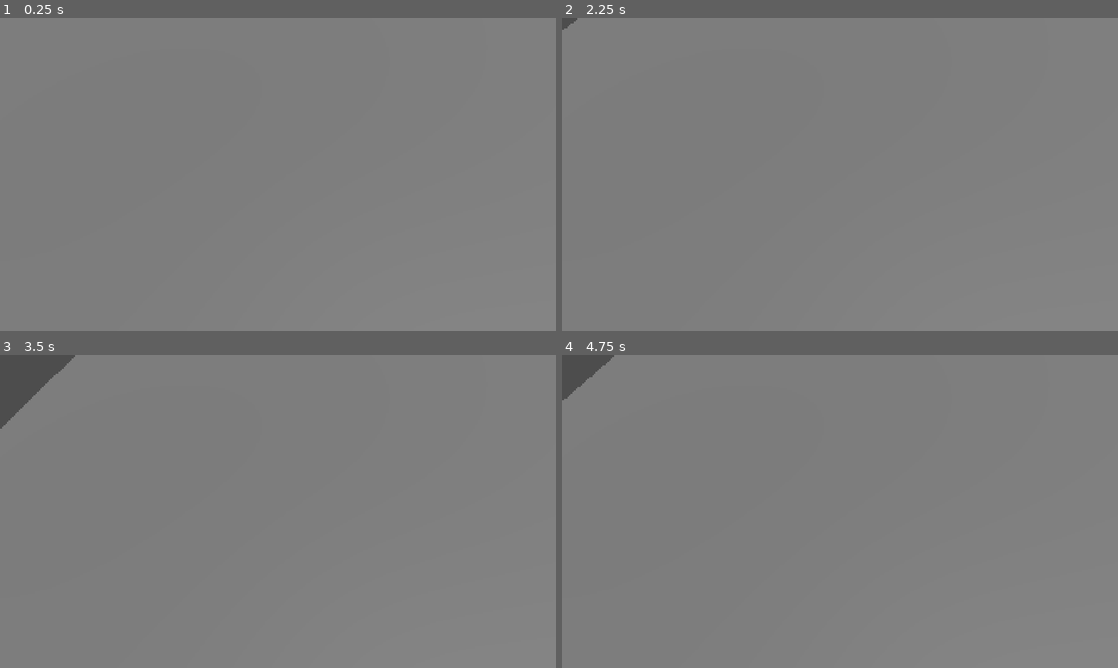
Above: before the commit, frames 1-4 (two rows, left to right).
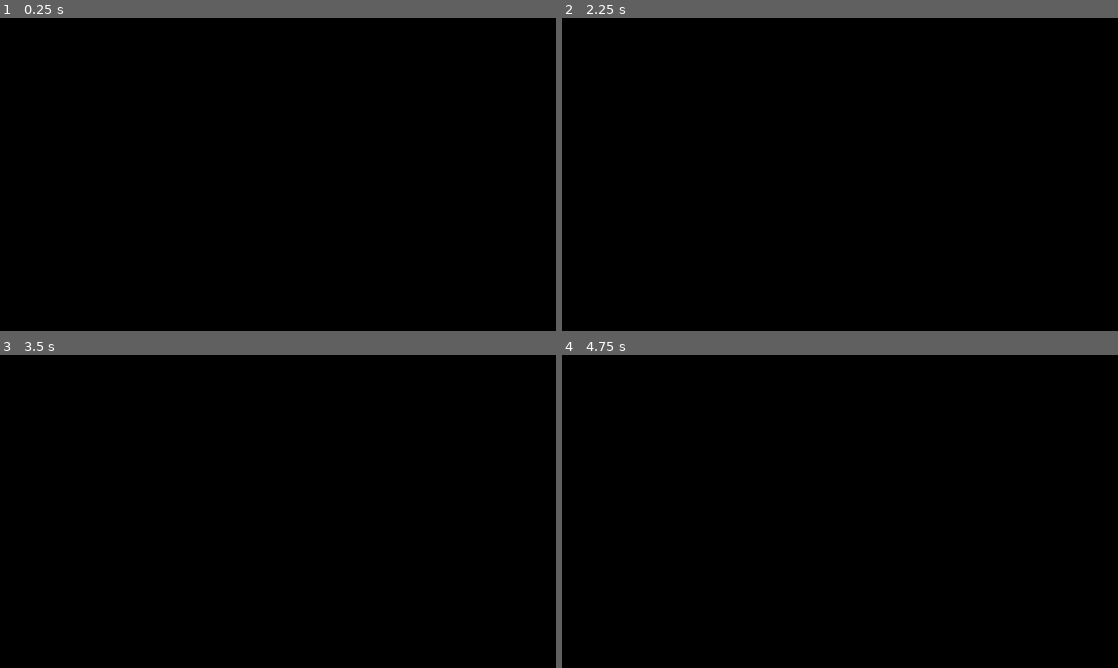
Above: after the commit, the same moments.

Repository: planetazul3/Game
Game: Godot game, scene res://scenes/main/main.tscn
Same seed, same stepped clock (60 frames per second), same inputs: the game is played once before the commit and once after it.
Inputs (mouse positions are in pixels of both pictures, inside the frame that each line leads up to):
- Up to frame 1 (0.25 s): no input
- Up to frame 2 (2.25 s): tap Enter at 0.5, 2 s; move the mouse to (962, 158) at 0.52 s; hold S (camera_backward) 0.53-1.25 s; click (962, 158) at 0.67 s; tap Space at 1.25 s; drag from (728, 190) to (812, 237) at 1.27 s; move the mouse to (895, 105) at 2.02 s; hold A (camera_left) from 2.03 s (still down); click (895, 105) at 2.17 s
- Up to frame 3 (3.5 s): release A (camera_left) at 2.75 s; drag from (250, 574) to (111, 464) at 2.77 s
- Up to frame 4 (4.75 s): tap Space at 3.5 s; move the mouse to (1006, 558) at 3.52 s; hold Mouse wheel up (camera_zoom_in) 3.53-4.25 s; click (1006, 558) at 3.67 s; tap Enter at 4.25 s; drag from (673, 464) to (756, 433) at 4.27 s

The runs differ from the first frame. In frame 1, 100% of the frame differs, in the area x 0-100%, y 0-100%; in frame 2, 100%; in frame 3, 100%; in frame 4, 100%.

Commit message:
feat(gfx): implement shader-based fog of war with persistent exploration

Diff:
--- a/scenes/main/main.tscn
+++ b/scenes/main/main.tscn
@@ -12,7 +12,8 @@
 [ext_resource type="Script" path="res://scripts/systems/movement_system.gd" id="10_mov"]
 [ext_resource type="Script" path="res://scripts/systems/visibility_system.gd" id="11_vis"]
 [ext_resource type="Script" path="res://scripts/systems/formation_system.gd" id="12_for"]
-[ext_resource type="Script" path="res://scripts/main_level.gd" id="13_main"]
+[ext_resource type="Script" path="res://scripts/ui/fog_of_war_manager.gd" id="13_fow"]
+[ext_resource type="Script" path="res://scripts/main_level.gd" id="14_main"]
 
 [sub_resource type="PlaneMesh" id="PlaneMesh_grnd"]
 size = Vector2(100, 100)
@@ -58,6 +59,11 @@
 [node name="FormationSystem" type="Node" parent="Systems"]
 script = ExtResource("12_for")
 
+[node name="FogOfWarManager" type="Node" parent="Systems"]
+script = ExtResource("13_fow")
+map_size = Vector2(100, 100)
+resolution = 512
+
 [node name="DirectionalLight3D" type="DirectionalLight3D" parent="."]
 transform = Transform3D(0.707107, -0.5, 0.5, 0, 0.707107, 0.707107, -0.707107, -0.5, 0.5, 0, 10, 0)
 shadow_enabled = true
--- a/scripts/systems/visibility_system.gd
+++ b/scripts/systems/visibility_system.gd
@@ -28,7 +28,12 @@
 		if vis_comp.faction_id == player_faction_id:
 			player_vision_sources.append(entity)
 
-	# 2. Update visibility for all units
+	# 2. Update Fog of War Rendering
+	var fow_manager = get_tree().root.get_node_or_null("Main/Systems/FogOfWarManager")
+	if fow_manager:
+		fow_manager.update_vision(player_vision_sources)
+
+	# 3. Update visibility for all units
 	for entity in entities:
 		var vis_comp = entity.get("visibility_component") as VisibilityComponent
 		if not vis_comp or vis_comp.faction_id == player_faction_id: continue
--- /dev/null
+++ b/scripts/ui/fog_of_war_manager.gd
@@ -0,0 +1,108 @@
+extends Node
+# FogOfWarManager: Handles shader-based fog rendering
+
+@export var map_size := Vector2(200, 200)
+@export var resolution := 512
+
+var visibility_viewport: SubViewport
+var exploration_viewport: SubViewport
+var fog_material: ShaderMaterial
+
+func _ready() -> void:
+	_setup_viewports()
+	_setup_fog_mesh()
+
+func _setup_viewports() -> void:
+	# Visibility Viewport (Clear every frame/update)
+	visibility_viewport = SubViewport.new()
+	visibility_viewport.size = Vector2i(resolution, resolution)
+	visibility_viewport.render_target_clear_mode = SubViewport.CLEAR_MODE_ALWAYS
+	visibility_viewport.render_target_update_mode = SubViewport.UPDATE_ALWAYS
+	visibility_viewport.transparent_bg = true
+	add_child(visibility_viewport)
+
+	# Exploration Viewport (Persistent)
+	exploration_viewport = SubViewport.new()
+	exploration_viewport.size = Vector2i(resolution, resolution)
+	exploration_viewport.render_target_clear_mode = SubViewport.CLEAR_MODE_NEVER
+	exploration_viewport.render_target_update_mode = SubViewport.UPDATE_ALWAYS
+	exploration_viewport.transparent_bg = true
+	add_child(exploration_viewport)
+
+func _setup_fog_mesh() -> void:
+	# Create a large plane covering the world for the fog shader
+	var mesh_instance = MeshInstance3D.new()
+	var plane_mesh = PlaneMesh.new()
+	plane_mesh.size = map_size
+	mesh_instance.mesh = plane_mesh
+	mesh_instance.transform.origin.y = 5.0 # Just above ground
+
+	fog_material = ShaderMaterial.new()
+	fog_material.shader = load("res://shaders/fog_of_war.gdshader")
+	fog_material.set_shader_parameter("map_size", map_size)
+	fog_material.set_shader_parameter("map_offset", -map_size / 2.0)
+	fog_material.set_shader_parameter("visibility_texture", visibility_viewport.get_texture())
+	fog_material.set_shader_parameter("exploration_texture", exploration_viewport.get_texture())
+
+	mesh_instance.material_override = fog_material
+	add_child(mesh_instance)
+
+var _sprite_pool: Array[Sprite2D] = []
+var _active_sprites: Dictionary = {} # source_node -> Sprite2D
+
+func update_vision(sources: Array[Node]) -> void:
+	# 1. Reset active sprites visibility
+	for source in _active_sprites.keys():
+		if not is_instance_valid(source) or source not in sources:
+			var sprite = _active_sprites[source]
+			sprite.visible = false
+			var peer = sprite.get_meta("exploration_peer")
+			if is_instance_valid(peer): peer.visible = false
+			_sprite_pool.append(sprite)
+			_active_sprites.erase(source)
+
+	# 2. Update/Create sprites for current sources
+	for source in sources:
+		var vis_comp = source.get("visibility_component")
+		if not vis_comp: continue
+
+		var sprite: Sprite2D
+		if _active_sprites.has(source):
+			sprite = _active_sprites[source]
+		else:
+			sprite = _get_sprite_from_pool()
+			_active_sprites[source] = sprite
+
+		var uv_pos = (Vector2(source.global_position.x, source.global_position.z) + map_size / 2.0) / map_size
+		var screen_pos = uv_pos * float(resolution)
+		var scale = Vector2.ONE * (vis_comp.vision_range / map_size.x) * (float(resolution) / 256.0) # 256 is texture size
+
+		sprite.position = screen_pos
+		sprite.scale = scale
+		sprite.visible = true
+
+		var peer = sprite.get_meta("exploration_peer")
+		if is_instance_valid(peer):
+			peer.position = screen_pos
+			peer.scale = scale
+			peer.visible = true
+
+func _get_sprite_from_pool() -> Sprite2D:
+	if _sprite_pool.size() > 0:
+		return _sprite_pool.pop_back()
+
+	var sprite = Sprite2D.new()
+	sprite.texture = load("res://assets/ui/fog_circle.png")
+	sprite.modulate = Color.WHITE
+	visibility_viewport.add_child(sprite)
+
+	# Persistent exploration sprite
+	var exploration_sprite = Sprite2D.new()
+	exploration_sprite.texture = sprite.texture
+	exploration_sprite.modulate = Color.WHITE
+	exploration_viewport.add_child(exploration_sprite)
+
+	# Link them so they move together
+	sprite.set_meta("exploration_peer", exploration_sprite)
+
+	return sprite
--- /dev/null
+++ b/shaders/fog_of_war.gdshader
@@ -0,0 +1,32 @@
+shader_type spatial;
+render_mode unshaded, blend_mix, depth_test_disabled;
+
+uniform sampler2D visibility_texture : hint_default_black;
+uniform sampler2D exploration_texture : hint_default_black;
+uniform vec4 fog_color : source_color = vec4(0.0, 0.0, 0.0, 1.0);
+uniform float explored_dimming : hint_range(0.0, 1.0) = 0.5;
+uniform vec2 map_size = vec2(100.0, 100.0);
+uniform vec2 map_offset = vec2(-50.0, -50.0);
+
+void fragment() {
+	// Map world position to texture coordinates
+	vec2 uv = (vec2(VERTEX.x, VERTEX.z) - map_offset) / map_size;
+
+	float visibility = texture(visibility_texture, uv).r;
+	float explored = texture(exploration_texture, uv).r;
+
+	vec4 final_color = fog_color;
+
+	if (visibility > 0.1) {
+		// Visible area: Fully transparent
+		discard;
+	} else if (explored > 0.1) {
+		// Explored area: Dimmed fog
+		ALBEDO = fog_color.rgb;
+		ALPHA = fog_color.a * explored_dimming;
+	} else {
+		// Unexplored area: Full fog
+		ALBEDO = fog_color.rgb;
+		ALPHA = fog_color.a;
+	}
+}
Binary file added: assets/ui/fog_circle.png
Not shown: 1 places in scenes/main/main.tscn that only renumber resources
